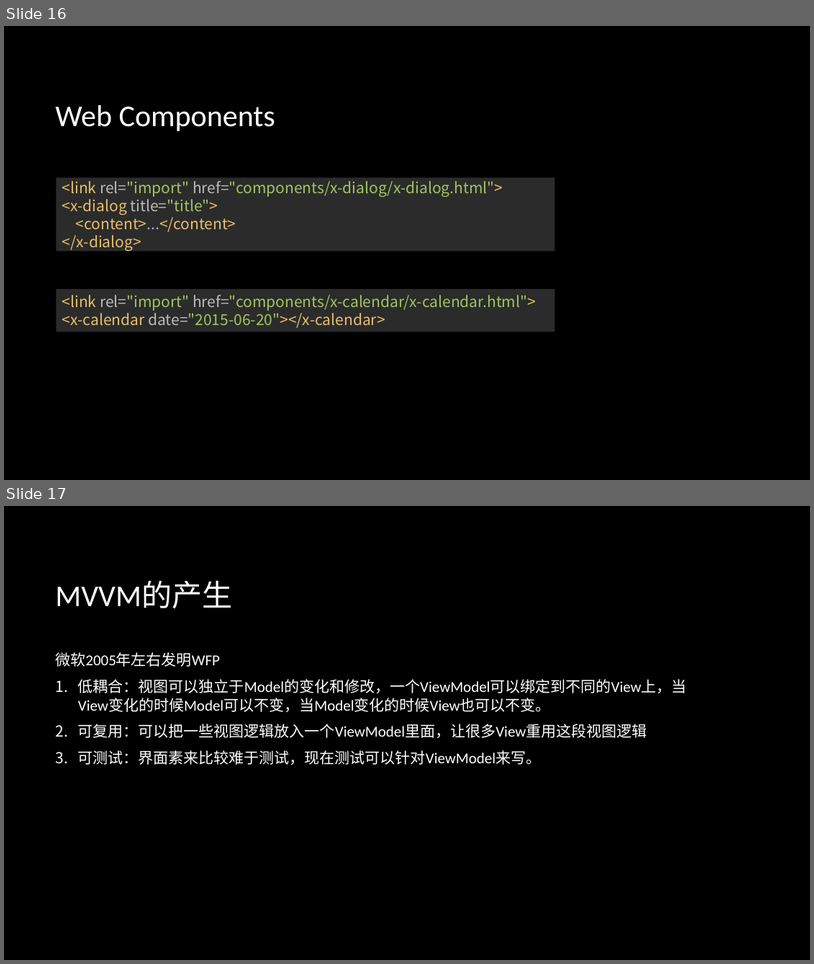
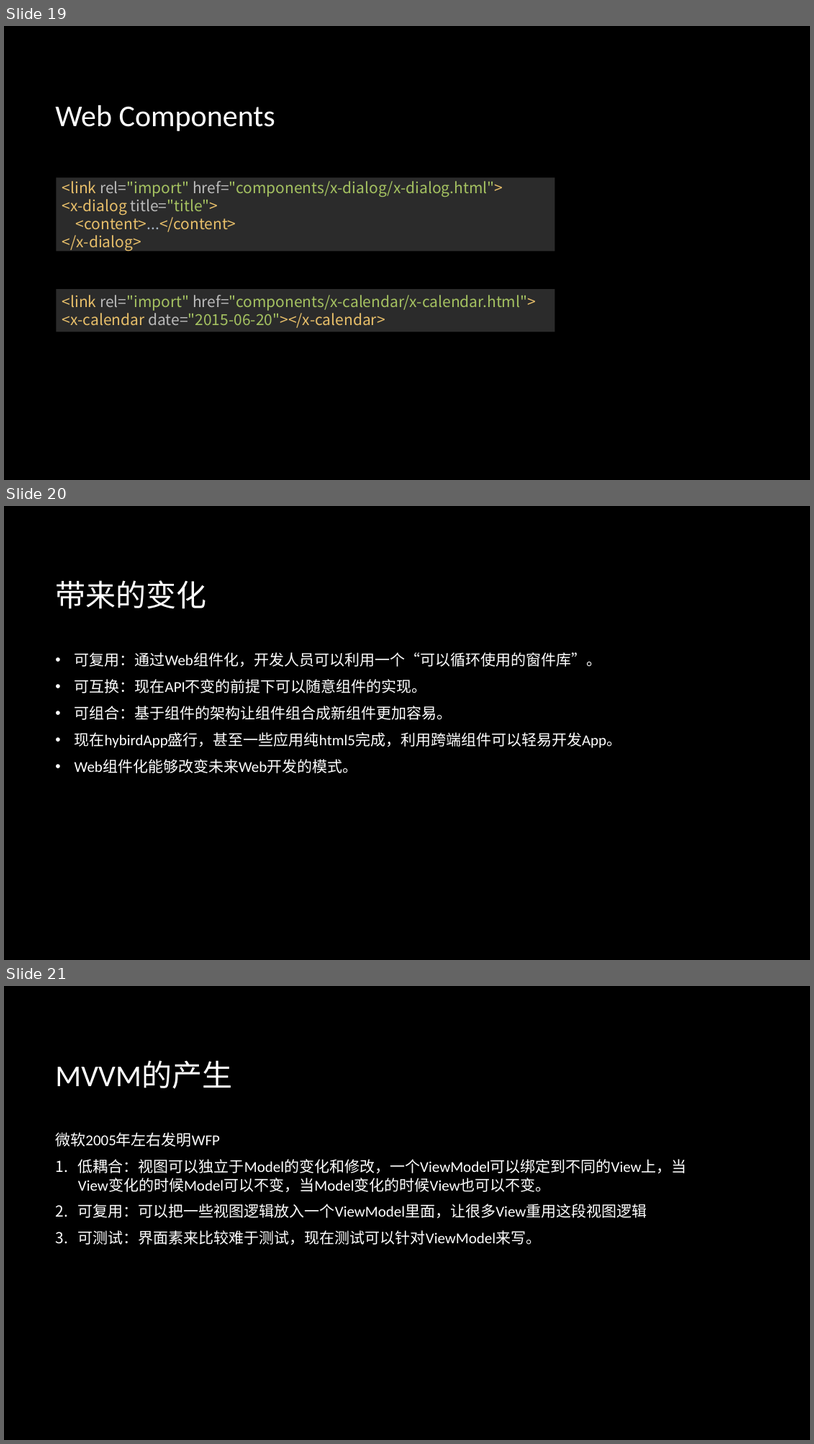
Before and after one commit to zhanglingkang/study, a slide deck: article/front-end/前端技术分享.pptx. Shown one above the other, each under a label of ours: slides 16 and 17 before the commit, slides 19, 20 and 21 after it. The pictures are 814x964 and 814x1444 pixels, drawn with LibreOffice and Linux fonts; fonts in the diff are those of the drawing; background and template pictures are left out. Boxes give left, top, right and bottom in pixels: in the first picture for what was removed or moved away, otherwise in the second. Text is boxed around its words. In the diff, an @@ line names an element or a change of style, - is before the commit and + after.

```diff
--- a/article/front-end/前端技术分享.pptx
+++ b/article/front-end/前端技术分享.pptx
@@ slide 20 added at (4,506,810,960), background picture (left out) @@
@@ title added at (55,580,206,609), 36 pt, text #FFFFFF @@
+带来的变化
@@ text added at (75,652,622,773), 18 pt, text #FFFFFF @@
+• 可复用：通过Web组件化，开发人员可以利用一个“可以循环使用的窗件库”。
+• 可互换：现在API不变的前提下可以随意组件的实现。
+• 可组合：基于组件的架构让组件组合成新组件更加容易。
+• 现在hybirdApp盛行，甚至一些应用纯html5完成，利用跨端组件可以轻易开发App。
+• Web组件化能够改变未来Web开发的模式。
@@ what was slide 16 is now slide 19 @@
@@ what was slide 17 is now slide 21 @@
```
Also in this commit, not shown: 2 slides changed, 7 other slides added, 1 other file.
